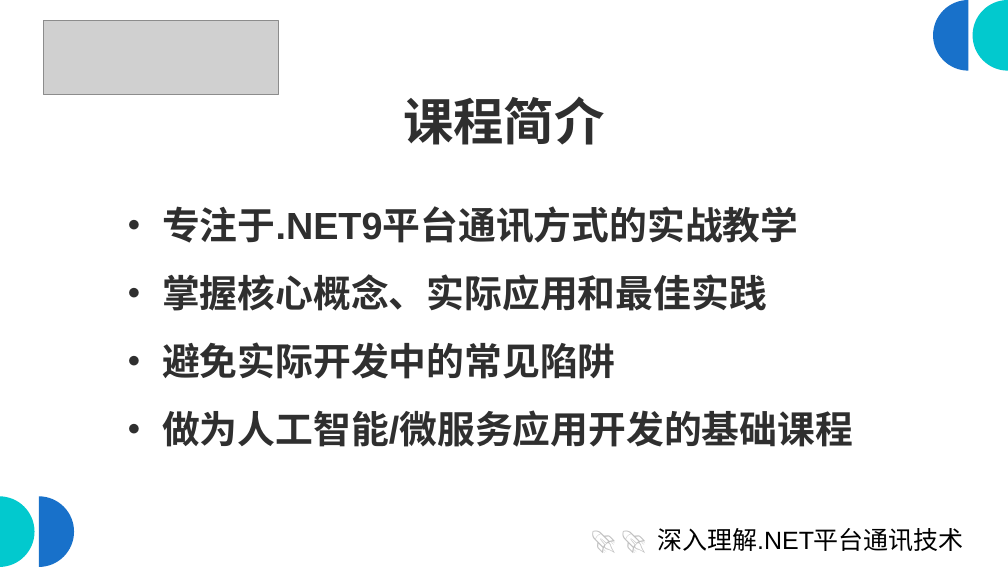
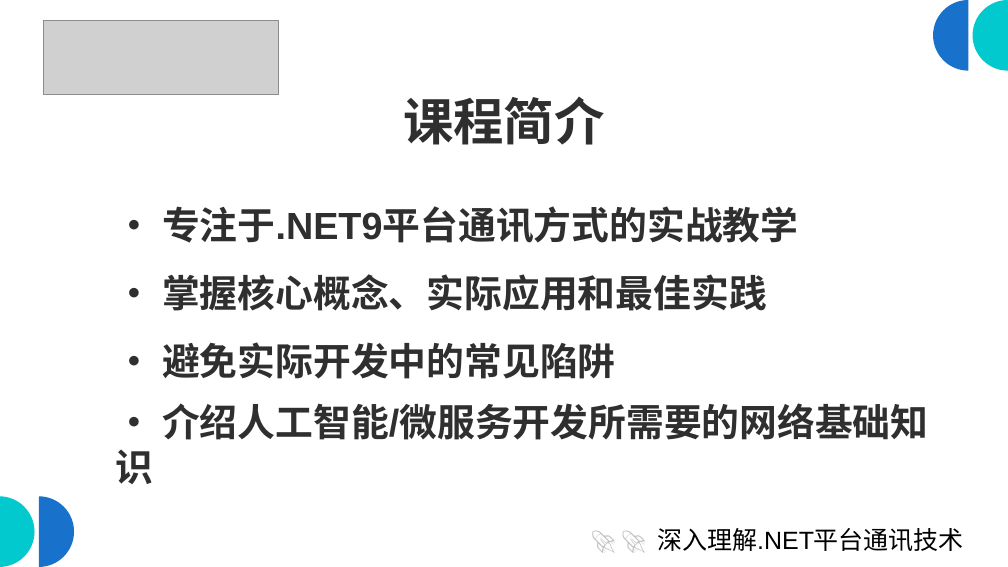
Before and after one commit to scottfly189/dotnet_net_course, a slide deck: slide 2 of src/课程大纲.odp. Drawn at 1008x567 pixels with LibreOffice and Linux fonts; fonts in the diff are those of the drawing; grey boxes stand for pictures. Boxes give left, top, right and bottom in pixels: in the first picture for what was removed or moved away, otherwise in the second. Text is boxed around its words. In the diff, an @@ line names an element or a change of style, - is before the commit and + after.

Commit message:
feat:完成课程大纲录制

```diff
--- a/src/课程大纲.odp
+++ b/src/课程大纲.odp
@@ text at (116, 403, 928, 484): text changed @@
-• 做为人工智能/微服务应用开发的基础课程
+• 介绍人工智能/微服务开发所需要的网络基础知识
```
Also in this commit, not shown: 5 other slides changed, 2 other files.
